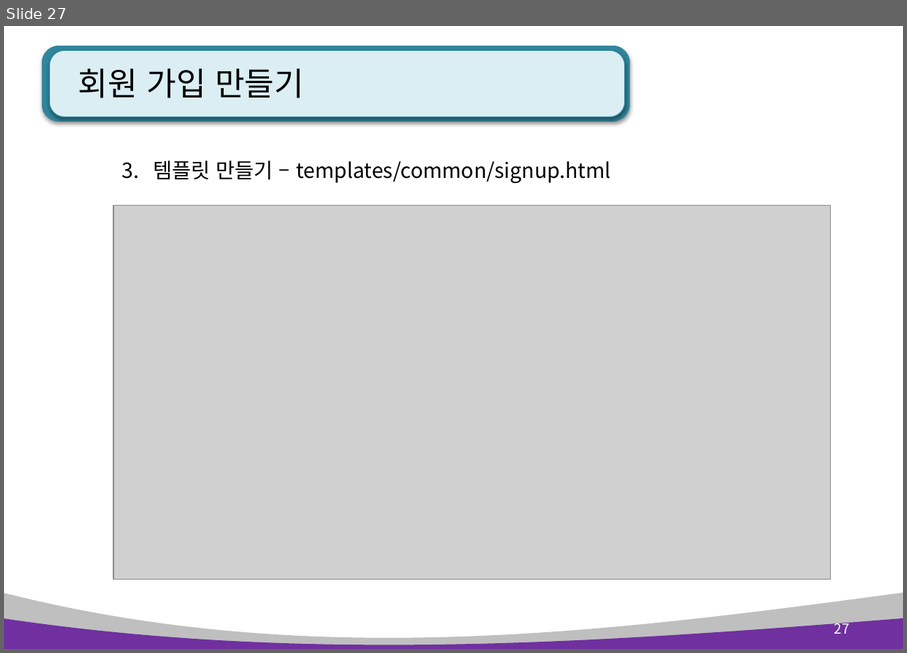
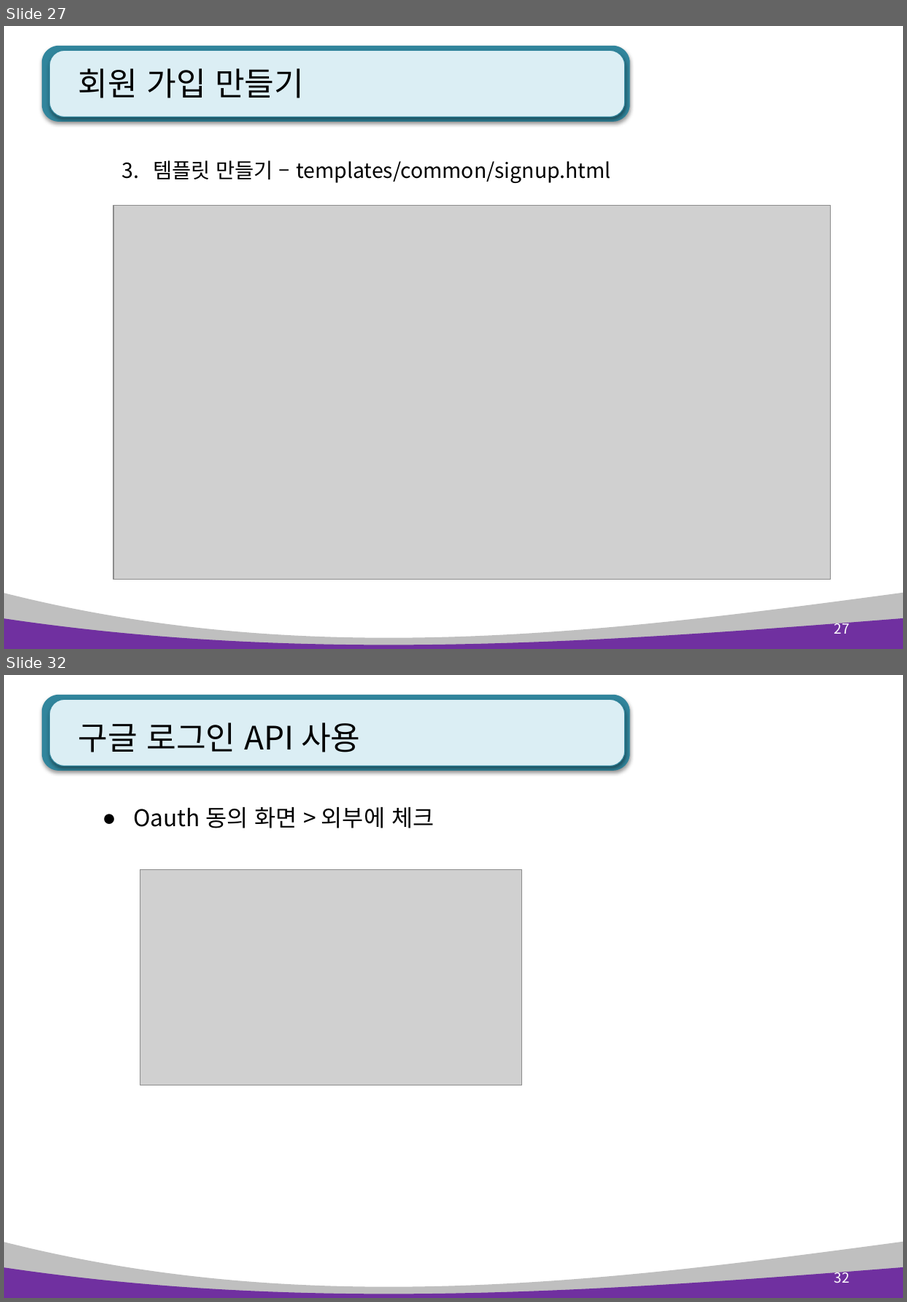
Before and after one commit to kiyongee2/green_project_web, a slide deck: django_ppt/blog_ppt/3장. blog 회원 관리.pptx. Shown one above the other, each under a label of ours: slide 27 before the commit, slides 27 and 32 after it; the slides between them are not shown. The pictures are 907x653 and 907x1302 pixels, drawn with LibreOffice and Linux fonts; fonts in the diff are those of the drawing; grey boxes stand for pictures. Boxes give left, top, right and bottom in pixels: in the first picture for what was removed or moved away, otherwise in the second. Text is boxed around its words. In the diff, an @@ line names an element or a change of style, - is before the commit and + after.

```diff
--- a/django_ppt/blog_ppt/3장. blog 회원 관리.pptx
+++ b/django_ppt/blog_ppt/3장. blog 회원 관리.pptx
@@ slide 32 added at (x1=4, y1=675, x2=903, y2=1298), background #FFFFFF; not listed: 4 template elements that a slide beside it also shows @@
@@ title added at (x1=78, y1=722, x2=360, y2=752), 28 pt, text #000000 @@
+구글 로그인 API 사용
@@ text added at (x1=133, y1=807, x2=434, y2=828), 20 pt, text #000000 @@
+● Oauth 동의 화면 > 외부에 체크
@@ picture added at (x1=141, y1=869, x2=522, y2=1085) @@
@@ page number added at (x1=835, y1=1268, x2=850, y2=1283), 12 pt, text #FFFFFF @@
+32
```
Also in this commit, not shown: 12 other slides added, 1 slide removed, 4 other files.
